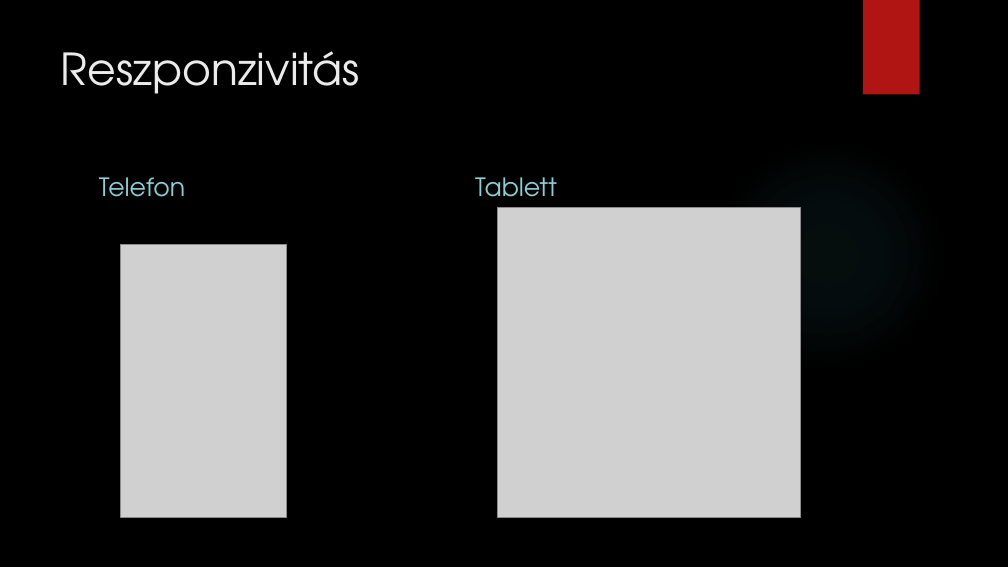
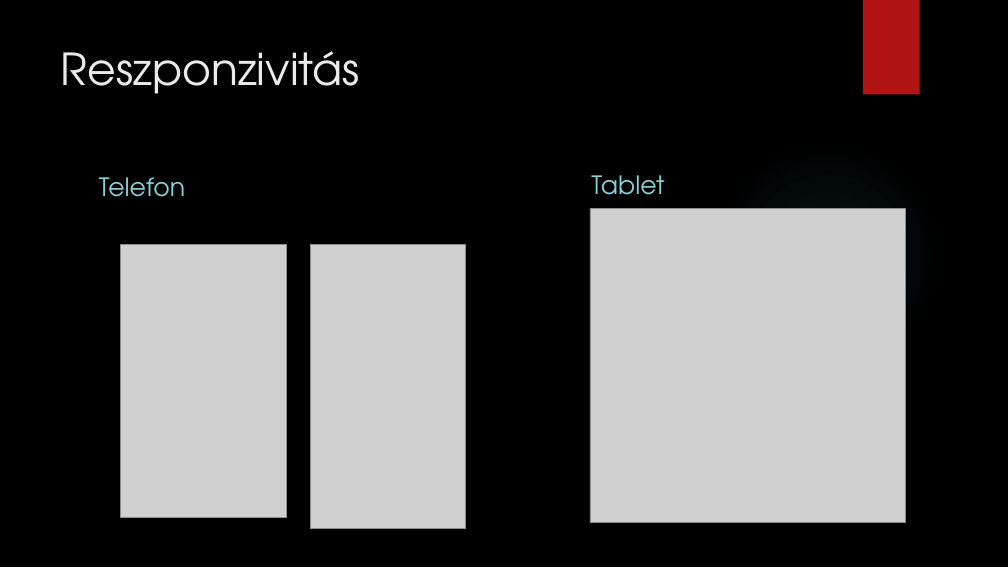
Before and after one commit to mozricsi/zaromunka_kuzdosportok, a slide deck: slide 13 of KüzdőKert.pptx. Drawn at 1008x567 pixels with LibreOffice and Linux fonts; fonts in the diff are those of the drawing; grey boxes stand for pictures; background and template pictures are left out. Boxes give left, top, right and bottom in pixels: in the first picture for what was removed or moved away, otherwise in the second. Text is boxed around its words. In the diff, an @@ line names an element or a change of style, - is before the commit and + after.

```diff
--- a/KüzdőKert.pptx
+++ b/KüzdőKert.pptx
@@ text at [591, 175, 664, 195]: text changed @@
-Tablett
+Tablet
@@ picture: place and size @@
-picture at [498, 208, 801, 517]
+picture at [590, 209, 905, 523]
@@ picture added at [310, 245, 466, 529] @@
```
Also in this commit, not shown: 6 other slides changed.
